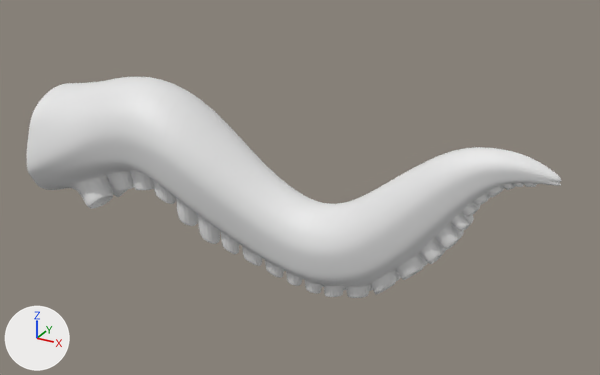
The Blender file Assets/Modelagens 3D/Modelagem_Cenário/PI_Construtores_Plataforma Tentaculo.blend as it was, and as the next commit left it.
Both versions are drawn from a camera (50 mm lens) standing at (2.11, -4.64, 2.25) and looking at (-0.49, 0.08, -0.1). Arrows for +X, +Y and +Z are at lower left; the lights stay in place. The older version comes first.
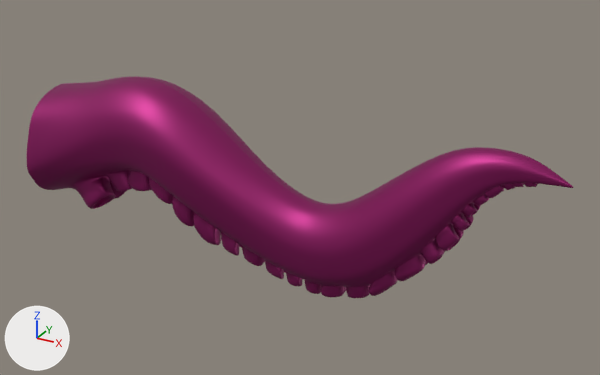
Commit message: umas mudança nas plataformas

The edits, one by one:
Material 'Tentacle Material' (mat_tentacle_material) is new.
Its base color is (0.291, 0.0141, 0.139) (purple #932068).
Its metallic is 0.708.
Its roughness is 0.477.
me_cylinder_003 is used by ob_cylinder; location (0.0, 0.0, 0.013); rotation (-2.702, 1.497, -2.7), in degrees (-155, 86, -155); scale (0.248, 0.248, 0.248).
me_cylinder_003 had 1073 vertices, 1050 faces and spanned x -2.1..3.4, y -1.8..1.9, z -10.5..5.4.
me_cylinder_003 now has 1522 vertices, 1496 faces and spans x -2.1..3.4, y -1.8..1.9, z -10.5..5.4.
me_cylinder_003 part 1: 449 vertices added at x -2.1..3.4, y -1.0..1.8, z -10.5..5.4.
me_cylinder_003 part 2: 541 faces spanning x -2.1..3.4, y -1.8..1.9, z -10.5..5.4 switch from no material to mat_tentacle_material (purple #932068).

Changed parts and their boxes (x1, y1, x2, y2) in the pictures (600 x 375 px):
'Cylinder', reshaped: before (27, 77, 562, 298); after (27, 76, 573, 298)
part 1 of me_cylinder_003, added: after (48, 77, 573, 298)
part 2 of me_cylinder_003, recoloured (white to purple): (27, 77, 554, 297) in both
